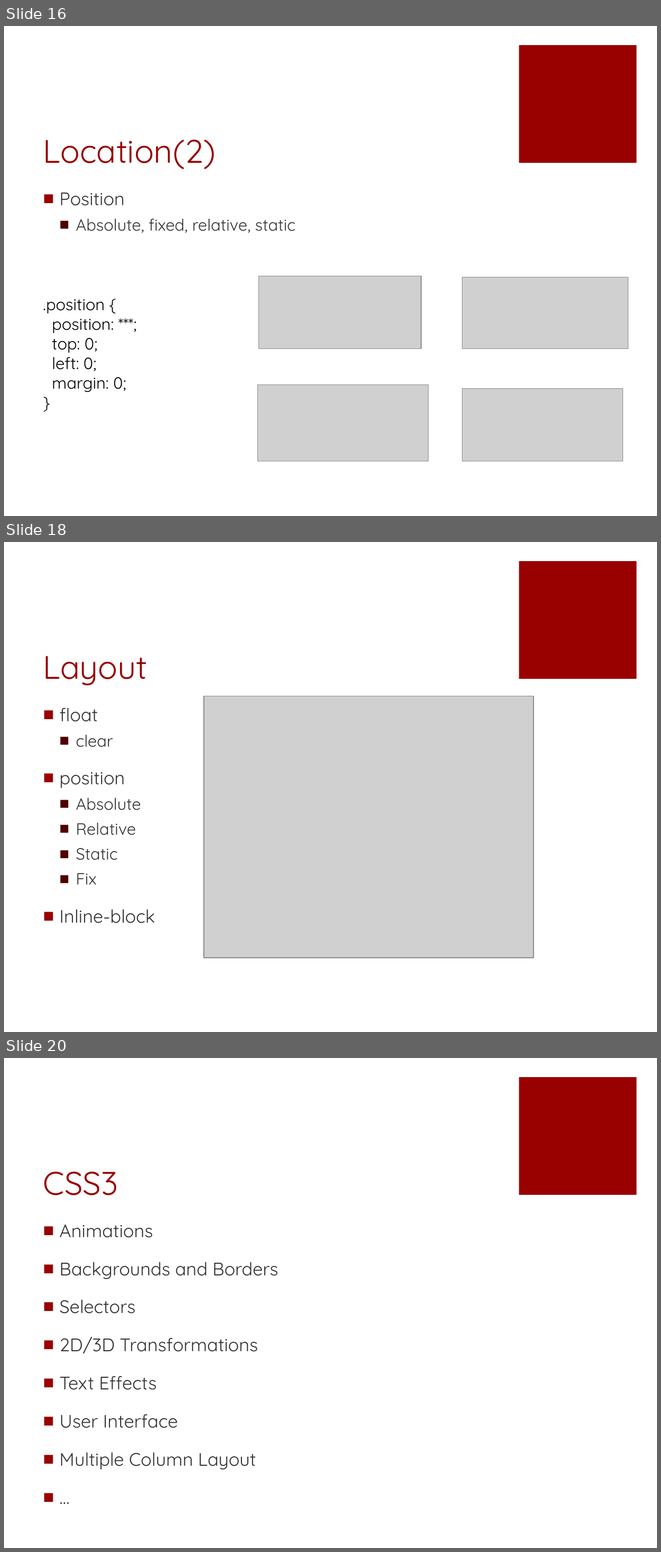
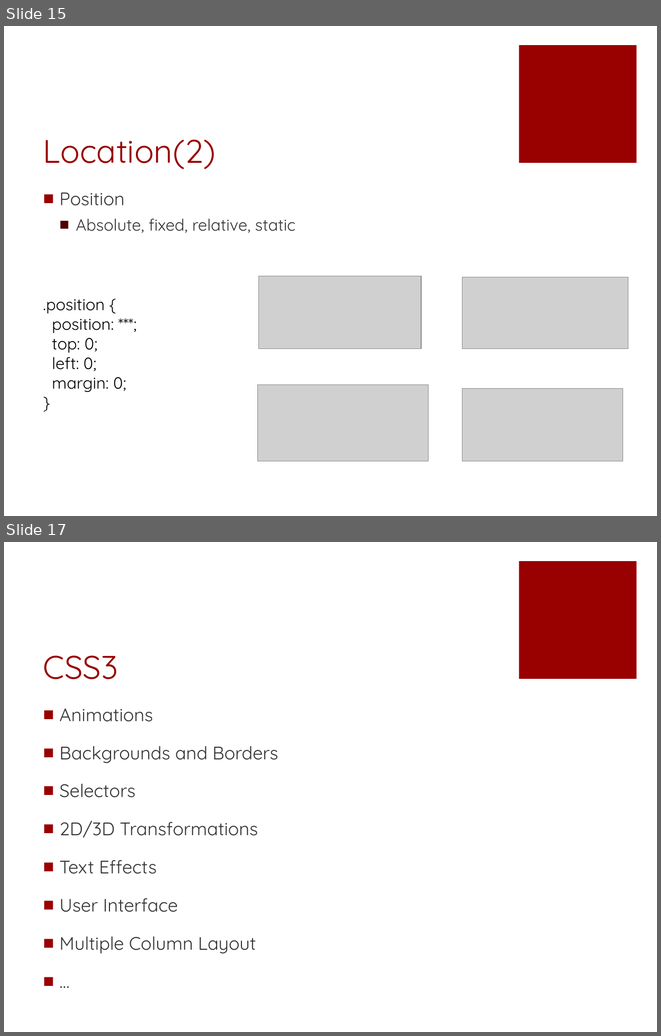
Before and after one commit to fuying/frondendtraining, a slide deck: CSS/CSS.pptx. Shown one above the other, each under a label of ours: slides 16, 18 and 20 before the commit, slides 15 and 17 after it; the slides between them are not shown. The pictures are 661x1552 and 661x1036 pixels, drawn with LibreOffice and Linux fonts; fonts in the diff are those of the drawing; grey boxes stand for pictures. Boxes give left, top, right and bottom in pixels: in the first picture for what was removed or moved away, otherwise in the second. Text is boxed around its words. In the diff, an @@ line names an element or a change of style, - is before the commit and + after.

```diff
--- a/CSS/CSS.pptx
+++ b/CSS/CSS.pptx
@@ slide 18 removed at (x1=4, y1=542, x2=657, y2=1032), background #FFFFFF; not listed: 1 template element that a slide beside it also shows @@
@@ title removed at (x1=43, y1=656, x2=147, y2=686) @@
-Layout
@@ picture removed at (x1=204, y1=696, x2=533, y2=958) @@
@@ text removed at (x1=60, y1=707, x2=155, y2=923) @@
-■ float
-  ■ clear
-■ position
-  ■ Absolute
-  ■ Relative
-  ■ Static
-  ■ Fix
-■ Inline-block
@@ what was slide 16 is now slide 15 @@
@@ what was slide 20 is now slide 17 @@
```
Also in this commit, not shown: 1 slide changed, 1 slide added, 4 other slides removed.
